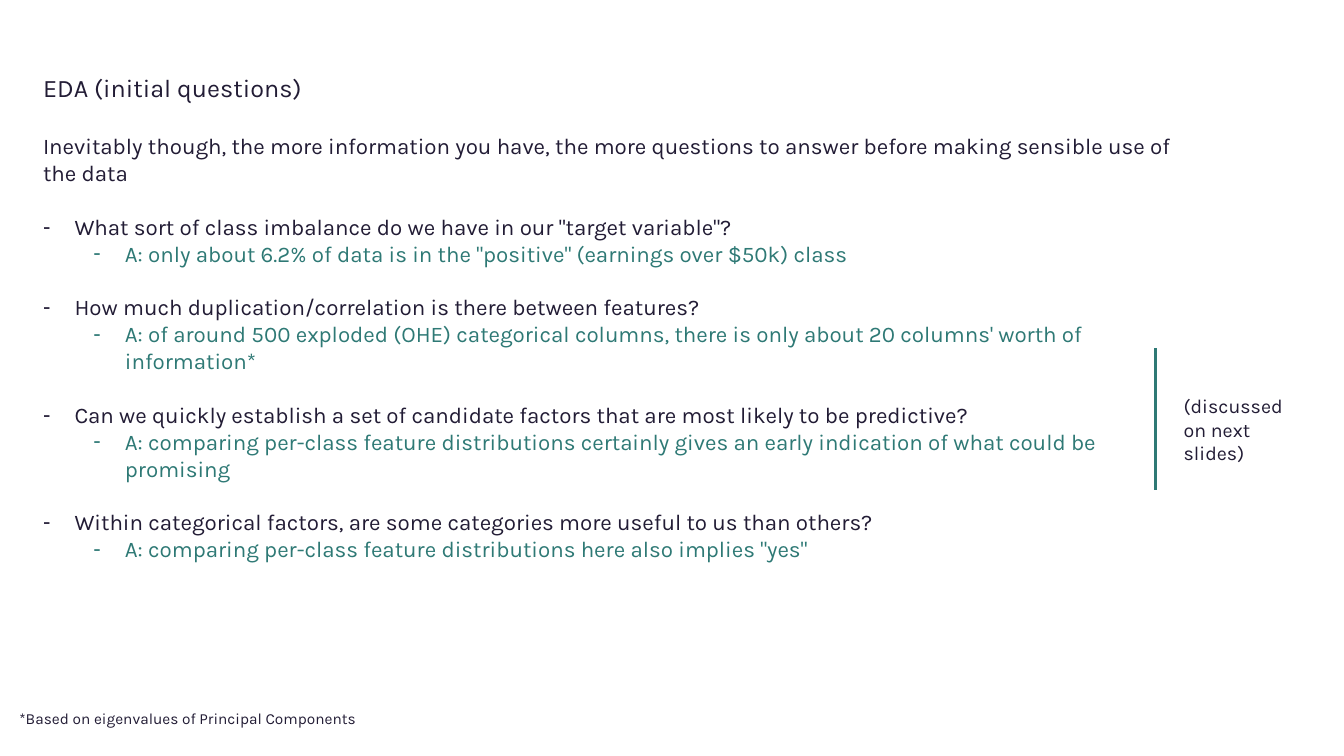
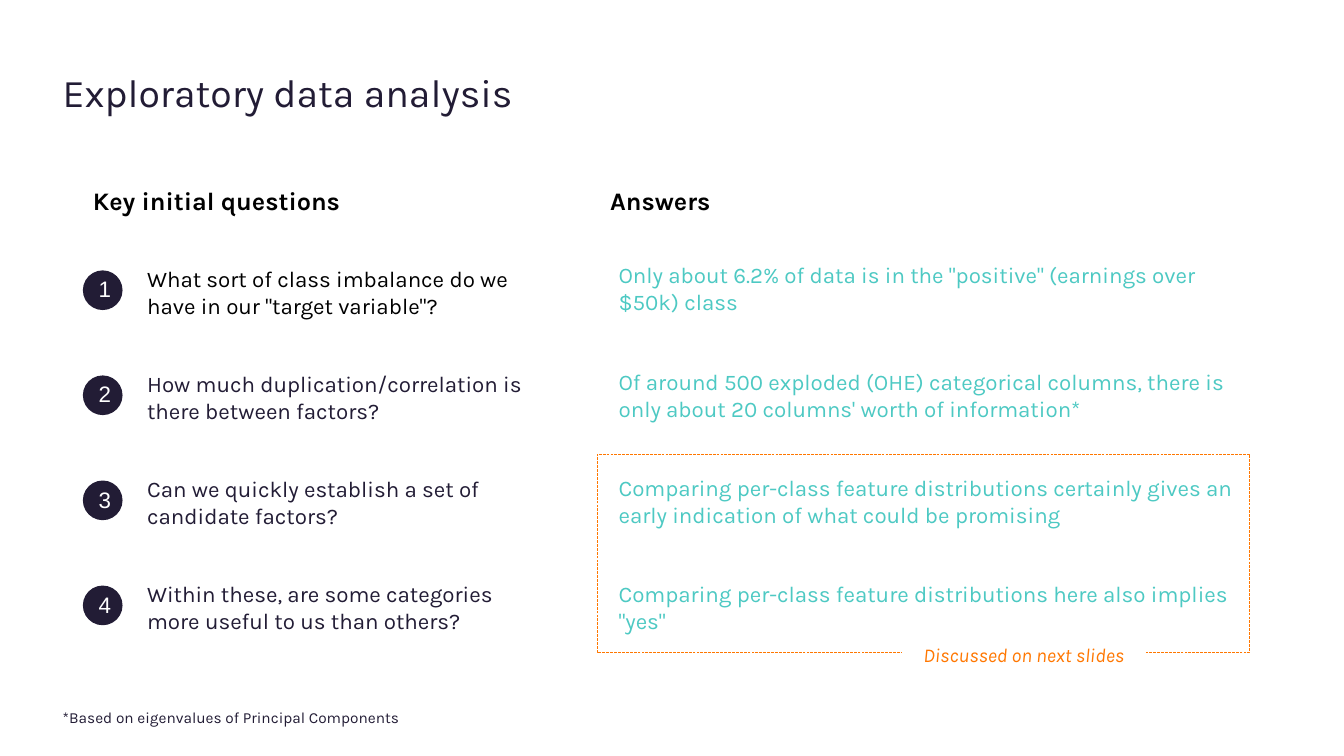
Before and after one commit to srdgaf/us_census, a slide deck: slide 6 of Census.pptx (slide 5 before the commit). Drawn at 1344x756 pixels with LibreOffice and Linux fonts; fonts in the diff are those of the drawing. Boxes give left, top, right and bottom in pixels: in the first picture for what was removed or moved away, otherwise in the second. Text is boxed around its words. In the diff, an @@ line names an element or a change of style, - is before the commit and + after.

```diff
--- a/Census.pptx
+++ b/Census.pptx
@@ text removed at (43, 79, 1170, 563) @@
-EDA (initial questions)
-Inevitably though, the more information you have, the more questions to answer before making sensible use of the data
-– What sort of class imbalance do we have in our "target variable"?
-  – A: only about 6.2% of data is in the "positive" (earnings over $50k) class
-– How much duplication/correlation is there between features?
-  – A: of around 500 exploded (OHE) categorical columns, there is only about 20 columns' worth of information*
-– Can we quickly establish a set of candidate factors that are most likely to be predictive?
-  – A: comparing per-class feature distributions certainly gives an early indication of what could be promising
-– Within categorical factors, are some categories more useful to us than others?
-  – A: comparing per-class feature distributions here also implies "yes"
@@ text added at (63, 80, 513, 117), 28 pt, text #221C35 @@
+Exploratory data analysis
@@ text added at (93, 192, 340, 217), 18 pt, text #000000, bold @@
+Key initial questions
@@ text added at (610, 193, 710, 211), 18 pt, text #000000, bold @@
+Answers
@@ text added at (619, 267, 1195, 313), 16 pt, text #4DC9C3 @@
+Only about 6.2% of data is in the "positive" (earnings over $50k) class
@@ ellipse added at (83, 270, 122, 310), fill #221C35, 16 pt, text #FFFFFF @@
+1
@@ text added at (147, 271, 508, 320), 16 pt, text #000000 @@
+What sort of class imbalance do we have in our "target variable"?
@@ line removed from (1155, 349) to (1155, 491) @@
@@ ellipse added at (83, 375, 122, 414), fill #221C35, 16 pt, text #FFFFFF @@
+2
@@ text added at (147, 375, 521, 420), 16 pt, text #221C35 @@
+How much duplication/correlation is there between factors?
@@ text added at (619, 374, 1223, 423), 16 pt, text #4DC9C3 @@
+Of around 500 exploded (OHE) categorical columns, there is only about 20 columns' worth of information*
@@ rectangle added at (597, 455, 1250, 653), outline #FF7700 0.25 pt dashed @@
@@ ellipse added at (83, 481, 122, 520), fill #221C35, 16 pt, text #FFFFFF @@
+3
@@ text added at (147, 481, 479, 525), 16 pt, text #221C35 @@
+Can we quickly establish a set of candidate factors?
@@ text added at (619, 480, 1232, 529), 16 pt, text #4DC9C3 @@
+Comparing per-class feature distributions certainly gives an early indication of what could be promising
@@ ellipse added at (83, 586, 122, 625), fill #221C35, 16 pt, text #FFFFFF @@
+4
@@ text added at (147, 586, 492, 630), 16 pt, text #221C35 @@
+Within these, are some categories more useful to us than others?
@@ text added at (619, 586, 1228, 635), 16 pt, text #4DC9C3 @@
+Comparing per-class feature distributions here also implies "yes"
@@ rectangle "Discussed on next slides": place and size @@
-rectangle "Discussed on next slides" at (1184, 399, 1283, 462)
+rectangle "Discussed on next slides" at (903, 640, 1145, 669)
@@ rectangle "Discussed on next slides" at (903, 640, 1145, 669): vertical alignment top to middle; fill none to #FFFFFF; outline none to #FFFFFF 1.5 pt @@
@@ text in rectangle at (923, 648, 1124, 663): text changed; text colour #221C35 to #FF7700; italic on @@
-(discussed on next slides)
+Discussed on next slides
@@ text "*Based on eigenvalues of Principal ...": place and size @@
-text "*Based on eigenvalues of Principal ..." at (19, 713, 356, 728)
+text "*Based on eigenvalues of Principal ..." at (63, 712, 399, 727)
```
Also in this commit, not shown: 7 other slides changed, 7 slides added, 7 slides removed.
